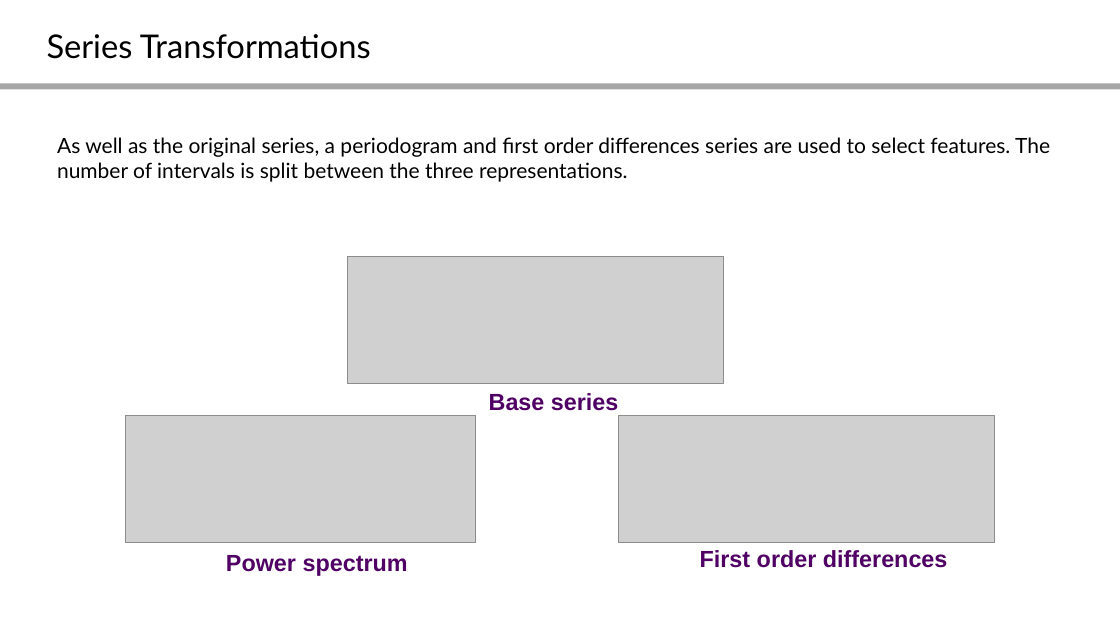
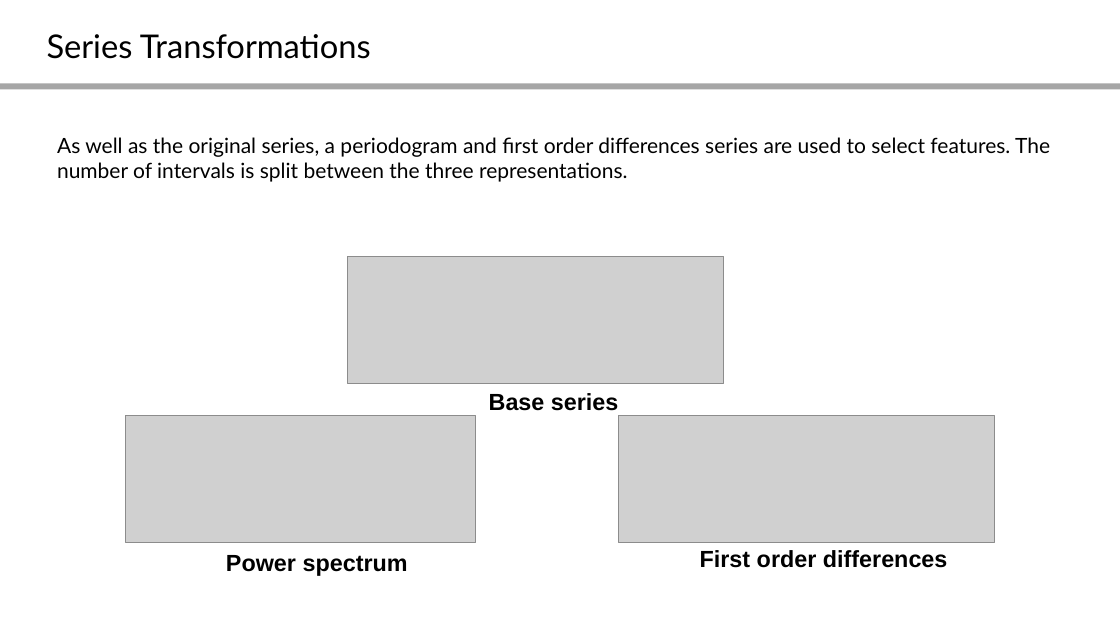
Before and after one commit to aeon-toolkit/aeon-tutorials, a slide deck: slide 11 of KDD-2024/Slides/part5_interval_based.pptx. Drawn at 1120x630 pixels with LibreOffice and Linux fonts; fonts in the diff are those of the drawing; grey boxes stand for pictures. Boxes give left, top, right and bottom in pixels: in the first picture for what was removed or moved away, otherwise in the second. Text is boxed around its words. In the diff, an @@ line names an element or a change of style, - is before the commit and + after.

```diff
--- a/KDD-2024/Slides/part5_interval_based.pptx
+++ b/KDD-2024/Slides/part5_interval_based.pptx
@@ text colour #500064 to #000000 in 3 elements at [226, 555, 408, 576], [700, 550, 948, 568], [489, 393, 618, 411] @@
```
Also in this commit, not shown: 1 other slide changed.
